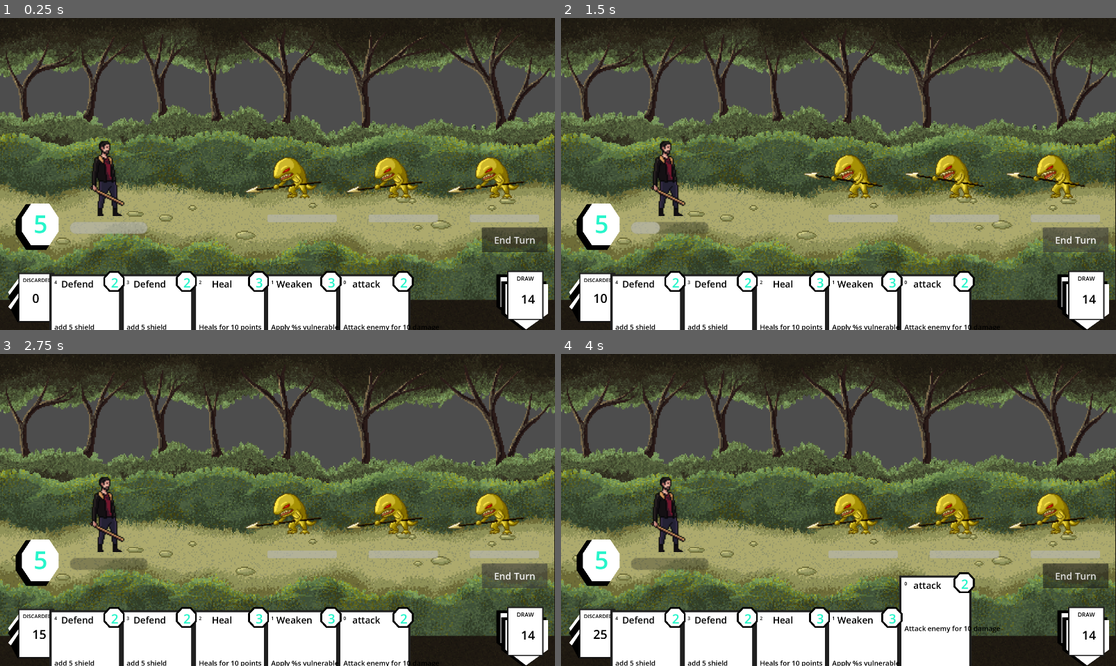
Above: before the commit, frames 1-4 (two rows, left to right).
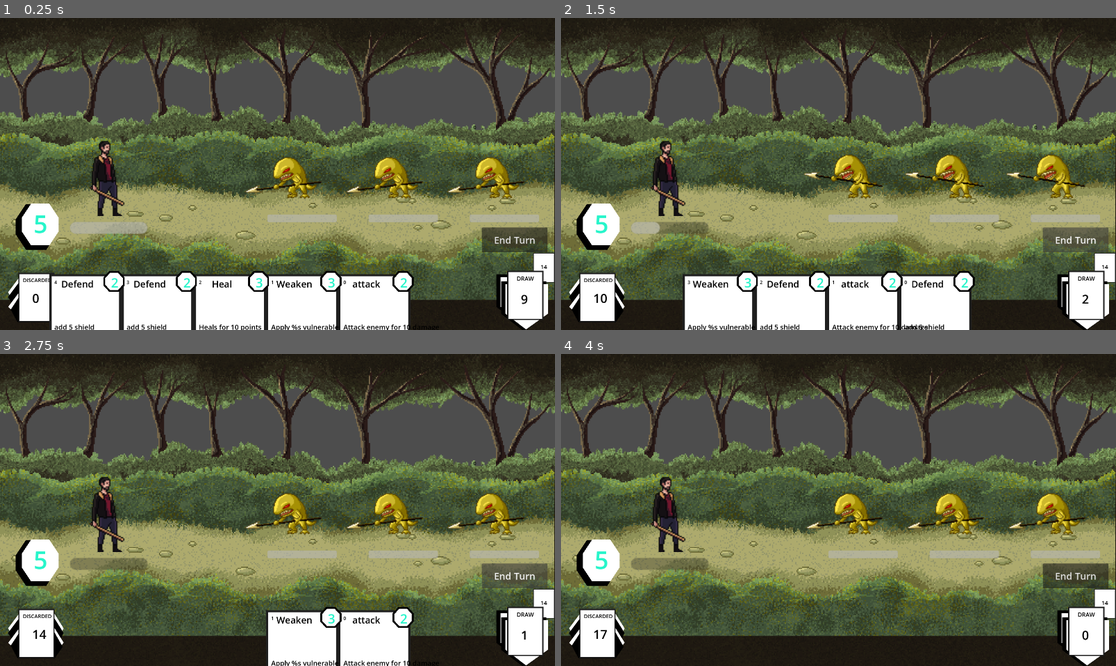
Above: after the commit, the same moments.

Repository: Leosten/card-game
Game: Godot game, scene res://main.tscn
Same seed, same stepped clock (60 frames per second), same inputs: the game is played once before the commit and once after it.
Inputs (mouse positions are in pixels of both pictures, inside the frame that each line leads up to):
- Up to frame 1 (0.25 s): no input
- Up to frame 2 (1.5 s): click "End Turn" at 0.5 s; click "End Turn" at 1.25 s
- Up to frame 3 (2.75 s): click "End Turn" at 2 s
- Up to frame 4 (4 s): tap Enter at 2.75 s; move the mouse to (938, 656) at 2.77 s; click (938, 656) at 2.92 s; tap Space at 3.5 s; move the mouse to (938, 622) at 3.52 s; click (938, 622) at 3.67 s

The runs differ from the first frame. In frame 1, 0.3% of the frame differs, in the area x 93-100%, y 75-92%; in frame 2, 3.5%; in frame 3, 7.1%; in frame 4, 13%, in the area x 5-100%, y 69-100%.

Commit message:
card hud fixes, full draw not working

Diff:
--- a/Manager/action_manager.gd
+++ b/Manager/action_manager.gd
@@ -13,6 +13,7 @@
 
 func cost_card_mana(battle_state: BattleState, card_cost) -> BattleState:
 	battle_state.player_stats.current_mana -= card_cost
+	mana_used.emit(card_cost)
 	return battle_state
 
 func use_card_on_enemy(card : CardData, battle_state: BattleState, enemy_position):
@@ -23,7 +24,7 @@
 
 	var enemy : MonsterData = MonsterUtils.find_monster_by_position(battle_state, enemy_position)
 	battle_state = apply_card_action(battle_state, card, enemy)
-	battle_state = cost_card_mana(battle_state, card.cost)
+
 	return battle_state
 
 func use_card_on_ally(card : CardData, battle_state: BattleState):
@@ -33,8 +34,6 @@
 			return battle_state
 	battle_state = apply_card_action(battle_state, card)
 	print("card used on ally")
-
-	battle_state = cost_card_mana(battle_state, card.cost)
 
 	update_battle_view.emit()
 	return battle_state
@@ -59,7 +58,9 @@
 				enemy.status_effects = StatusUtils.apply_status_effects(enemy.status_effects, card.status_effects)
 
 	battle_state = MonsterUtils.update_monster(battle_state, enemy)
+	battle_state = cost_card_mana(battle_state, card.cost)
 	card_used.emit(card)
+	update_battle_view.emit()
 	return battle_state
 
 func apply_enemy_action(battle_state: BattleState, action : MonsterAction, enemy : MonsterData):
--- a/Utils/damage_utils.gd
+++ b/Utils/damage_utils.gd
@@ -16,6 +16,7 @@
 	print("final dmg")
 	print(damage_value)
 	monster.health -= damage_value
+	print("monster health %s" % monster.health)
 	monster = check_for_death(monster)
 	return monster
 
@@ -70,5 +71,5 @@
 static func check_for_death(monster: MonsterData) -> MonsterData:
 	if (monster.health <= 0):
 		monster.health = 0
-	print("enemy %s dead" % monster.battle_position)
+		print("enemy %s dead" % monster.battle_position)
 	return monster
--- a/Utils/monster_utils.gd
+++ b/Utils/monster_utils.gd
@@ -5,12 +5,12 @@
 static func update_monster(
 	battle_state : BattleState,
 	monster_updated_data : MonsterData):
-	print("new health")
-	print(monster_updated_data)
+
 	for monster in battle_state.level_monsters:
 		if monster.battle_position == monster.battle_position:
 			monster = monster_updated_data
 			break
+	print("monster %s updated and battle positions reset")
 	return battle_state
 
 static func find_monster_by_position(
--- a/View/Cards/CardHandHud.tscn
+++ b/View/Cards/CardHandHud.tscn
@@ -3,10 +3,27 @@
 [ext_resource type="Script" uid="uid://cf6f7ygbk250k" path="res://View/Cards/card_hud.gd" id="1_euu8e"]
 [ext_resource type="PackedScene" uid="uid://0yurjre3p4vj" path="res://View/Cards/DiscardPile.tscn" id="2_eq6v6"]
 [ext_resource type="PackedScene" uid="uid://bsnpqv00mcbl" path="res://View/Cards/DrawPile.tscn" id="3_s5q8o"]
+[ext_resource type="PackedScene" uid="uid://bsaltp2nt3lrv" path="res://View/Cards/CardBackground.tscn" id="4_kmdh1"]
+
+[sub_resource type="LabelSettings" id="LabelSettings_k1dyt"]
+font_size = 65
+font_color = Color(0, 0, 0, 1)
 
 [node name="CardHandHud" type="Node2D" unique_id=1336641316]
 z_index = 1200
 script = ExtResource("1_euu8e")
+
+[node name="DeckCard" parent="." unique_id=1429276712 instance=ExtResource("4_kmdh1")]
+position = Vector2(1885, 872)
+scale = Vector2(0.3, 0.3)
+
+[node name="DeckCount" type="Label" parent="DeckCard" unique_id=540661843]
+offset_left = -50.0
+offset_top = -80.0
+offset_right = 24.0
+offset_bottom = 10.0
+text = "18"
+label_settings = SubResource("LabelSettings_k1dyt")
 
 [node name="DiscardPile" parent="." unique_id=1594937451 instance=ExtResource("2_eq6v6")]
 position = Vector2(133, 964)
--- a/View/Cards/card_hud.gd
+++ b/View/Cards/card_hud.gd
@@ -14,16 +14,16 @@
 var player_deck : Array[CardData] = []
 var hovered_card: Card = null
 
-var draw_value
+var player_draw_value
 var draw_pile : Array[CardData] = []
 var discard_pile : Array[CardData] = []
 var player_hand : Array[CardData] = []
 
 func _ready() -> void:
-	draw_value = GameManager.battle_state["player_stats"].draw_value
+	player_draw_value = GameManager.battle_state["player_stats"].draw_value
 	init_player_deck()
 	init_card_position()
-	draw_cards(draw_value)
+	draw_cards(player_draw_value)
 	display_hand()
 	update_piles_count()
 
@@ -36,7 +36,7 @@
 	for card_pos_index in range(max_nb_of_cards):
 		var card_area = Area2D.new()
 		var card_position := Vector2(
-			(viewport_size.x - left_margin - (card_pos_index * card_size) + margin_between_cards) - (viewport_size.x / draw_value),
+			(viewport_size.x - left_margin - (card_pos_index * card_size) + margin_between_cards) - (viewport_size.x / player_draw_value),
 			viewport_size.y - bottom_margin
 		)
 		card_area.position = card_position
@@ -46,21 +46,34 @@
 func draw_cards(draw_value) -> void:
 	if draw_value <= 0:
 		return
+	var draw_pile_remaining = draw_pile.size()
 
-	for existing_card in player_hand:
-		existing_card.queue_free()
-	player_hand.clear()
+	if (draw_value >= draw_pile_remaining):
+		draw_value = draw_pile_remaining
+	print("draw pile size %s" % str(draw_pile_remaining))
+	print("drawing %s cards" % str(draw_value))
 
+	#first add to player_hand
 	for index in draw_value:
-		var card_data = player_deck[index]
+		print(index)
+		var card_data = draw_pile[index]
 		card_data.hand_position = index
 		player_hand.append(card_data)
+
+	# then remove in draw_pile to keep array indexes
+	for index in draw_value:
+		draw_pile.remove_at(index)
+	print("draw pile size %s" % str(draw_pile_remaining))
 	print("hand cards ready")
 
+func check_draw_pile_size():
+	if draw_pile.size() == 0:
+		init_player_deck()
+
 func display_hand() :
-	for existing_card in displayed_hand:
-		existing_card.queue_free()
-	displayed_hand.clear()
+	#for existing_card in displayed_hand:
+		#existing_card.queue_free()
+	#displayed_hand.clear()
 
 	for card_data in player_hand:
 		var card : Card = GameManager.card_manager.get_card_scene()
@@ -70,7 +83,7 @@
 		card.clicked.connect(_on_card_clicked)
 		add_child(card)
 		displayed_hand.append(card)
-	print("hand cards spawned")
+	print("display hand func")
 
 func discard_card(card_data: CardData):
 	player_hand.remove_at(card_data.hand_position)
@@ -90,6 +103,7 @@
 	card_data.hand_position = 0
 	discard_pile.append(card_data)
 
+	print("discard card func")
 
 func discard_all():
 	for card in player_hand:
@@ -100,11 +114,20 @@
 	for card_scene in displayed_hand:
 		card_scene.queue_free()
 	displayed_hand.clear()
+	print("discard all")
 
 func init_player_deck():
+	"init draw pile"
 	player_deck = GameManager.get_player_deck()
+	$DeckCard/DeckCount.text = str(player_deck.size())
 	player_deck.shuffle()
 	draw_pile = player_deck
+
+func reset_draw_pile():
+	draw_pile = discard_pile
+	draw_pile.shuffle()
+	discard_pile.clear()
+	pass
 
 func update_piles_count():
 	$DrawPile/DrawCount.text = str(draw_pile.size())
@@ -117,12 +140,12 @@
 		CardUtils.reposition_animation(card, new_position)
 		card.base_position = new_position
 
-func update_displayed_hand(battle_state : BattleState):
+func update_displayed_hand_cost(battle_state : BattleState):
 	for card : Card in displayed_hand:
 		card.update_cost_label(CharacterUtils.get_current_mana(battle_state))
 
 func new_turn():
-	draw_cards(draw_value)
+	draw_cards(player_draw_value)
 	display_hand()
 	update_piles_count()
 
--- a/battle.gd
+++ b/battle.gd
@@ -29,6 +29,7 @@
 	stage_manager = StageManager.new()
 	action_manager = ActionManager.new()
 	action_manager.card_used.connect(on_card_used)
+	action_manager.mana_used.connect(on_mana_used)
 	action_manager.update_battle_view.connect(refresh_screen)
 	current_turn = 1
 	battle_state = GameManager.get_battle_state()
@@ -41,7 +42,7 @@
 	load_stage_monsters()
 	get_level_monsters()
 	spawn_level_monsters()
-	card_hand_hud.update_displayed_hand(battle_state)
+	card_hand_hud.update_displayed_hand_cost(battle_state)
 
 func _process(delta: float) -> void:
 	pass
@@ -96,10 +97,12 @@
 func on_card_used(card_data : CardData):
 	card_hand_hud.discard_card(card_clicked)
 
+func on_mana_used(cost):
+	card_hand_hud.update_displayed_hand_cost(battle_state)
+	update_player_mana()
+
 func refresh_screen():
 	update_displayed_monsters()
-	update_player_mana()
-	card_hand_hud.update_displayed_hand(battle_state)
 
 func on_monster_hovered(monster_data : MonsterData):
 	pass
--- a/project.godot
+++ b/project.godot
@@ -25,6 +25,15 @@
 window/size/viewport_width=1920
 window/size/viewport_height=1080
 
+[file_customization]
+
+folder_colors={
+"res://Manager/": "green",
+"res://Resources/": "blue",
+"res://Utils/": "purple",
+"res://View/": "red"
+}
+
 [input]
 
 mouse_left_click={
Not shown: 2 places in View/Monsters/2/monster_2.tscn that only renumber resources
